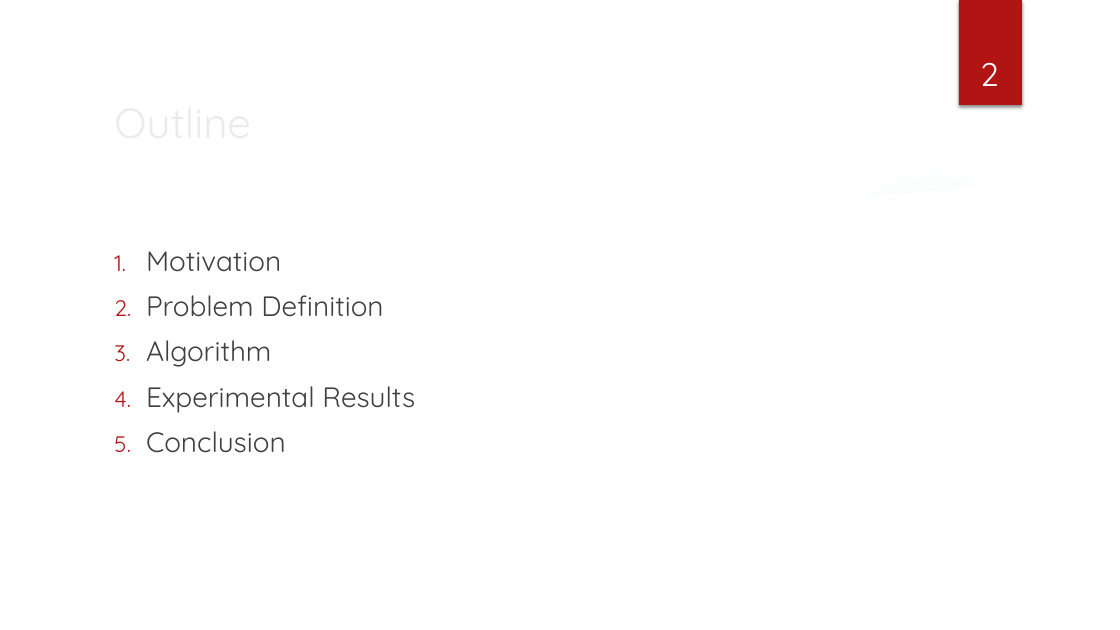
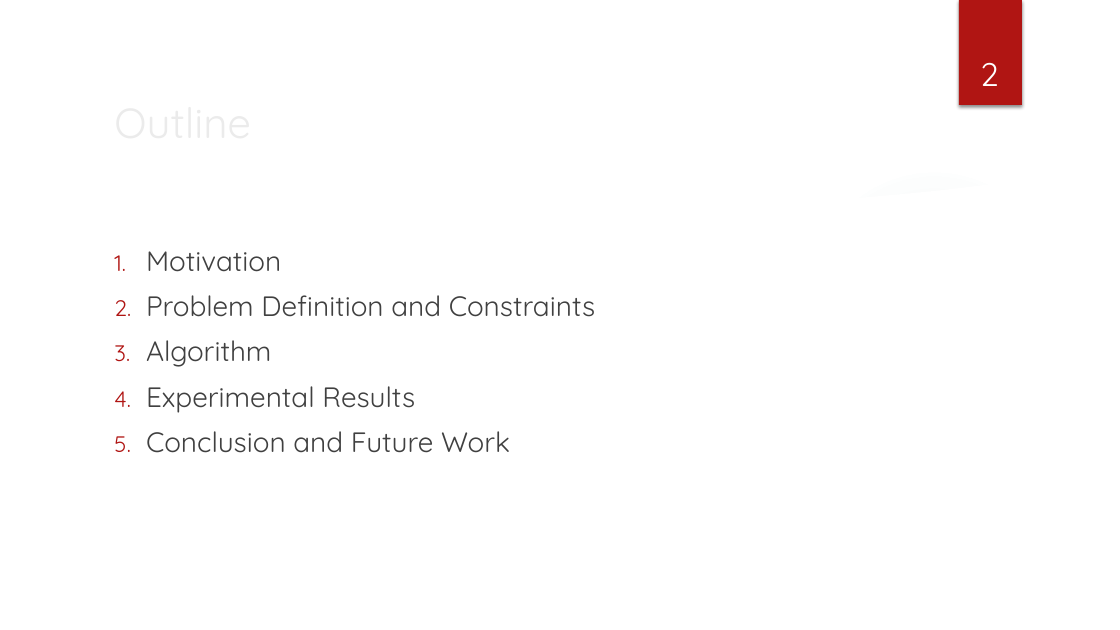
Before and after one commit to alex9810171/ImageCloning-VFX2022-Spring, a slide deck: slide 2 of doc/demo_slide.pptx. Drawn at 1120x630 pixels with LibreOffice and Linux fonts; fonts in the diff are those of the drawing; background and template pictures are left out. Boxes give left, top, right and bottom in pixels: in the first picture for what was removed or moved away, otherwise in the second. Text is boxed around its words. In the diff, an @@ line names an element or a change of style, - is before the commit and + after.

```diff
--- a/doc/demo_slide.pptx
+++ b/doc/demo_slide.pptx
@@ text at (146,295,595,317): text changed @@
-2. Problem Definition
+2. Problem Definition and Constraints
@@ text at (146,431,510,453): text changed @@
-5. Conclusion
+5. Conclusion and Future Work
```
Also in this commit, not shown: 3 other slides changed, 2 slides added, 1 slide removed, 12 other files.
